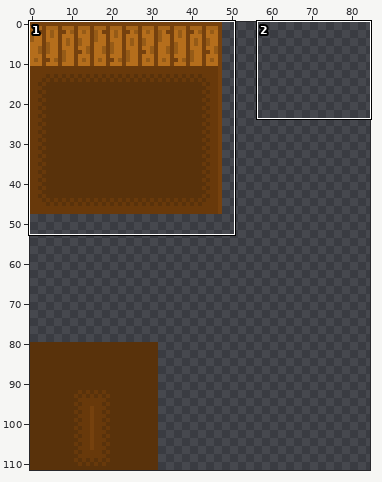
Two versions of one pixel-art file, Archivos Aseprite/Zonas/Teatro Argenteo/Bastidores/Backstage_Floor3x3.aseprite. The picture above shows the old version from afar; the outline marks the close-up.
Close-up. Earlier state:
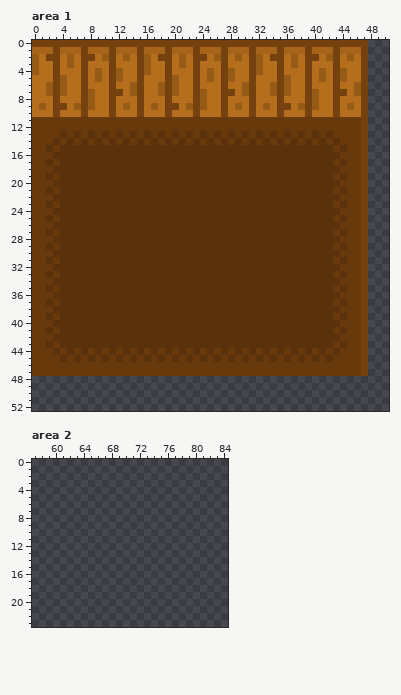
160x112 pixels, 1 frame. Shown: area 1: x 0..50, y 0..52; area 2: x 57..84, y 0..23. The wide view leaves out empty margins.
The result:
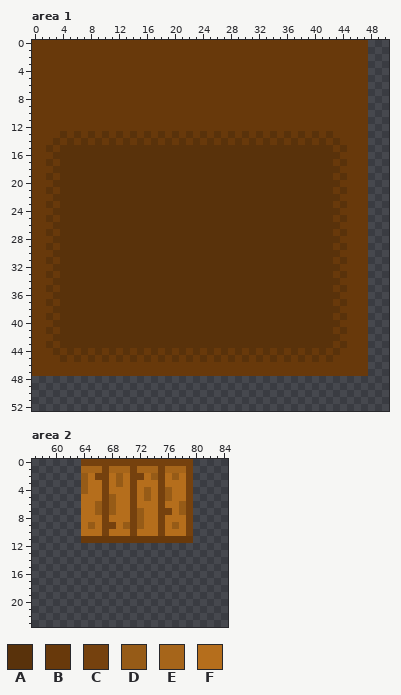
Palette (. is transparent): A #59320b  B #68390b  C #75410e  D #965b17  E #a6651a  F #b56e1c
Difference:
Changed rows in their new state; - is an unchanged pixel.
Area 1:
first column x 0:
 0 BBBBBBBBBBBBBBBBBBBBBBBBBBBBBBBBBBBBBBBBBBBBBBBB
 1 BBBBBBBBBBBBBBBBBBBBBBBBBBBBBBBBBBBBBBBBBBBBBBBB
 2 BBBBBBBBBBBBBBBBBBBBBBBBBBBBBBBBBBBBBBBBBBBBBBBB
 3 BBBBBBBBBBBBBBBBBBBBBBBBBBBBBBBBBBBBBBBBBBBBBBBB
 4 BBBBBBBBBBBBBBBBBBBBBBBBBBBBBBBBBBBBBBBBBBBBBBBB
 5 BBBBBBBBBBBBBBBBBBBBBBBBBBBBBBBBBBBBBBBBBBBBBBBB
 6 BBBBBBBBBBBBBBBBBBBBBBBBBBBBBBBBBBBBBBBBBBBBBBBB
 7 BBBBBBBBBBBBBBBBBBBBBBBBBBBBBBBBBBBBBBBBBBBBBBBB
 8 BBBBBBBBBBBBBBBBBBBBBBBBBBBBBBBBBBBBBBBBBBBBBBBB
 9 BBBBBBBBBBBBBBBBBBBBBBBBBBBBBBBBBBBBBBBBBBBBBBBB
10 BBBBBBBBBBBBBBBBBBBBBBBBBBBBBBBBBBBBBBBBBBBBBBBB
11 -----------------------------------------------B
12 -----------------------------------------------B
13 -----------------------------------------------B
14 -----------------------------------------------B
15 -----------------------------------------------B
16 -----------------------------------------------B
17 -----------------------------------------------B
18 -----------------------------------------------B
19 -----------------------------------------------B
20 -----------------------------------------------B
21 -----------------------------------------------B
22 -----------------------------------------------B
23 -----------------------------------------------B
24 -----------------------------------------------B
25 -----------------------------------------------B
26 -----------------------------------------------B
27 -----------------------------------------------B
28 -----------------------------------------------B
29 -----------------------------------------------B
30 -----------------------------------------------B
31 -----------------------------------------------B
32 -----------------------------------------------B
33 -----------------------------------------------B
34 -----------------------------------------------B
35 -----------------------------------------------B
36 -----------------------------------------------B
37 -----------------------------------------------B
38 -----------------------------------------------B
39 -----------------------------------------------B
40 -----------------------------------------------B
41 -----------------------------------------------B
42 -----------------------------------------------B
43 -----------------------------------------------B
44 -----------------------------------------------B
45 -----------------------------------------------B
46 -----------------------------------------------B
47 -----------------------------------------------B
Area 2:
first column x 64:
 0 CCCCCCCCCCCCCCCC
 1 EEECEEECEEECEEEC
 2 DFCCFDFCCFDCFDFC
 3 DFFCFDFCFFFCFFFC
 4 DFFCFFFCFDFCDFFC
 5 FFFCDFFCFDFCDFFC
 6 FFDCDFFCFFFCFFDC
 7 FFDCDFFCDFFCCFDC
 8 FFFCFFFCDFFCFFFC
 9 FDFCCFDCDFFCFDFC
10 FFFCFFFCFFFCFFFC
11 BBBBBBBBBBBBBBBB
Changed places in both close-ups, as pixel boxes (x1, y1, x2, y2):
changed: (32, 40, 368, 376)
added: (81, 459, 193, 543)
